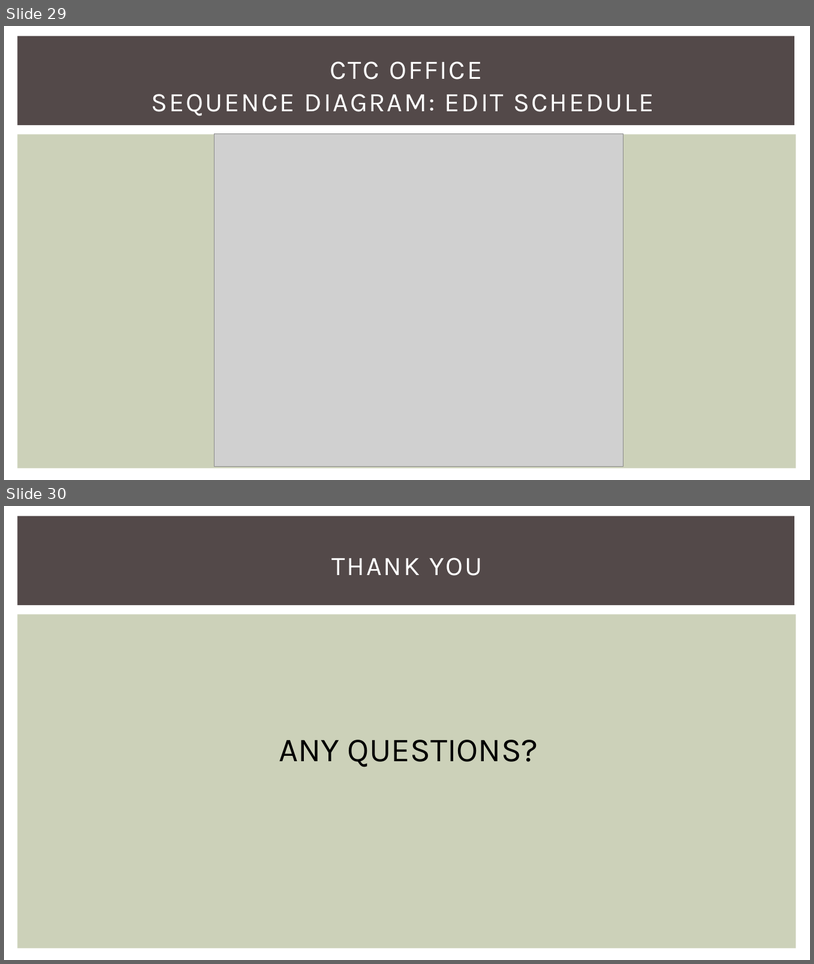
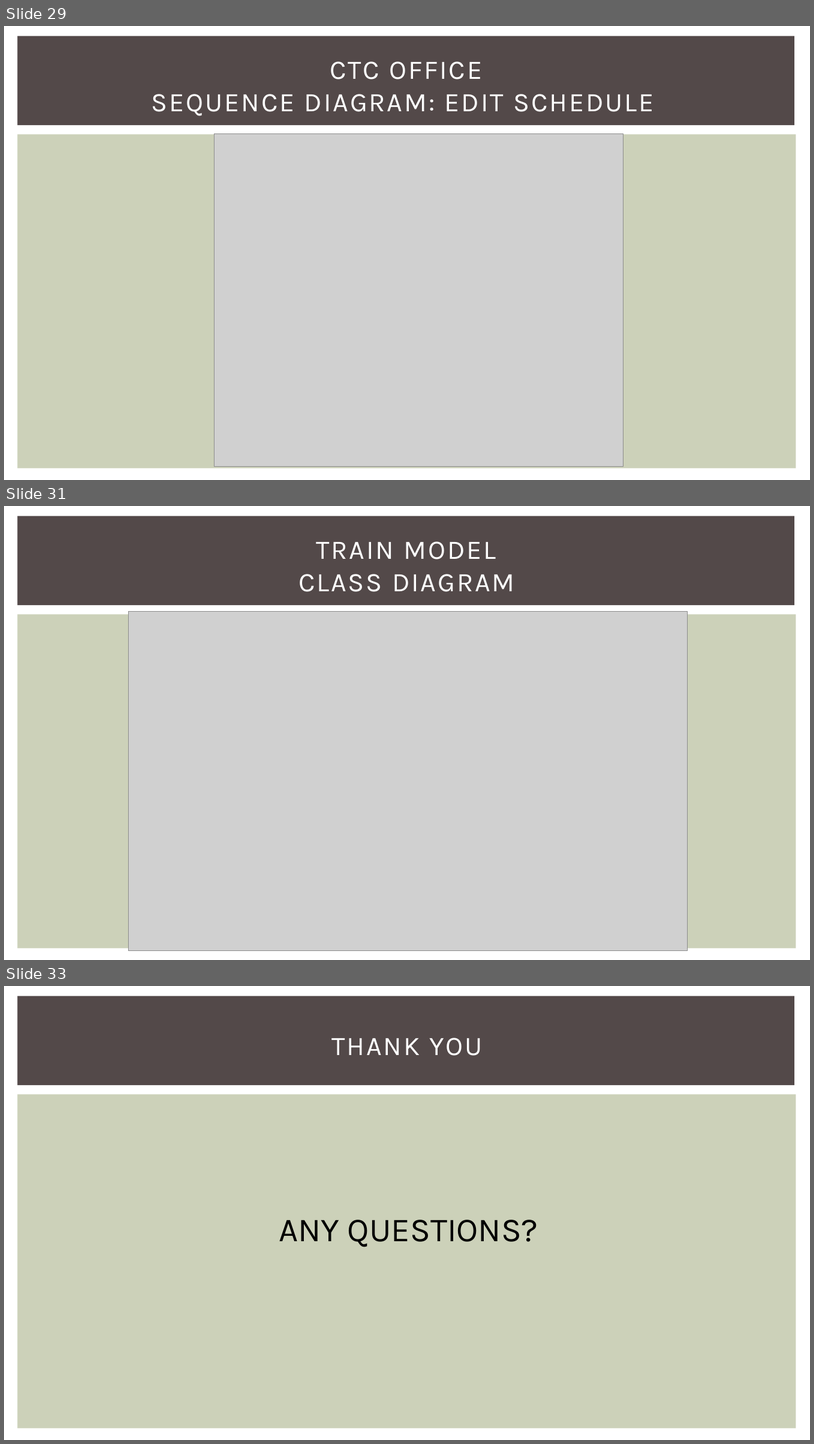
Before and after one commit to SarahHHHHH/IsItATrain, a slide deck: DesignReviewSlides.pptx. Shown one above the other, each under a label of ours: slides 29 and 30 before the commit, slides 29, 31 and 33 after it; the slides between them are not shown. The pictures are 814x964 and 814x1444 pixels, drawn with LibreOffice and Linux fonts; fonts in the diff are those of the drawing; grey boxes stand for pictures. Boxes give left, top, right and bottom in pixels: in the first picture for what was removed or moved away, otherwise in the second. Text is boxed around its words. In the diff, an @@ line names an element or a change of style, - is before the commit and + after.

```diff
--- a/DesignReviewSlides.pptx
+++ b/DesignReviewSlides.pptx
@@ slide 31 added at <box>4,506,810,960</box>, background #FFFFFF; not listed: 2 template elements that a slide beside it also shows @@
@@ title added at <box>299,541,515,592</box>, 32 pt, text #FFFFFF @@
+TRAIN MODEL
+CLASS DIAGRAM
@@ picture added at <box>129,611,688,950</box> @@
@@ what was slide 30 is now slide 33 @@
```
Also in this commit, not shown: 2 other slides added.
